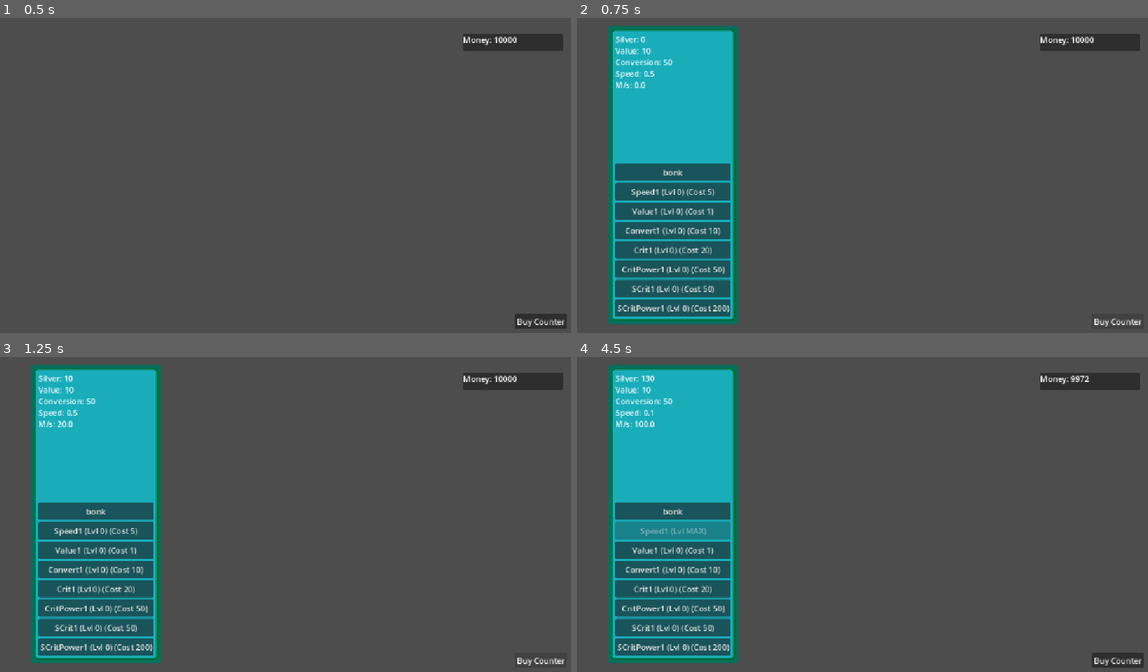
Above: before the commit, frames 1-4 (two rows, left to right).
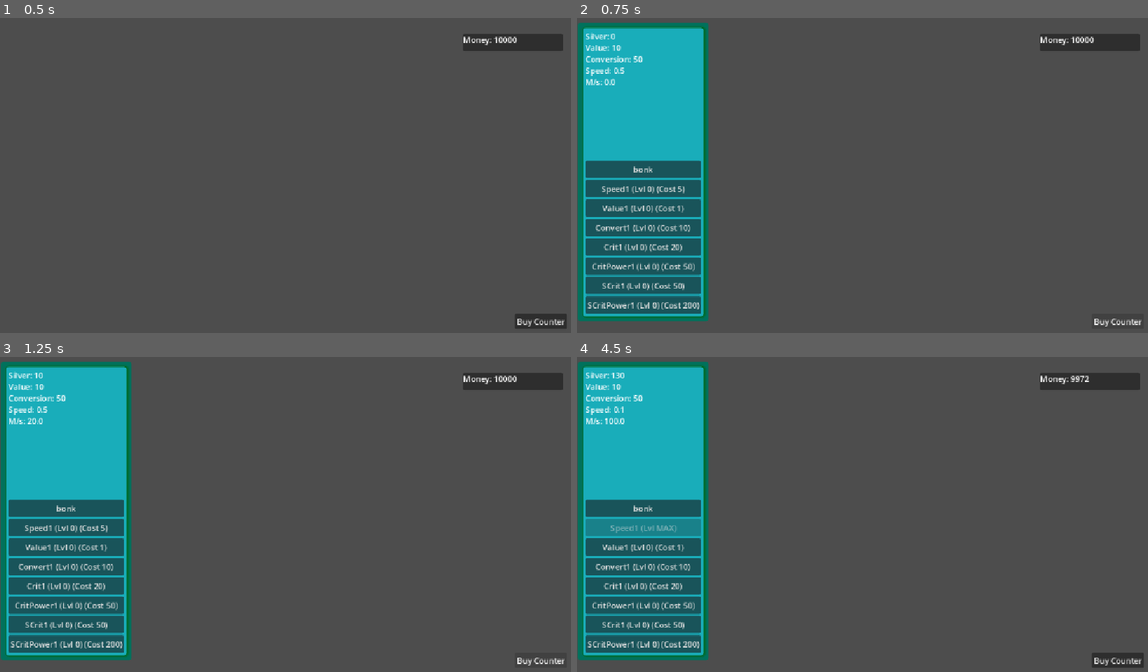
Above: after the commit, the same moments.

Repository: mobsung/IncrementalGame
Game: Godot game, scene res://game.tscn
Two runs of this game, one before a commit and one after it. Both use one fixed random seed, a clock stepped at 60 frames per second and the inputs below.
Inputs:
- Up to frame 1 (0.5 s): no input
- Up to frame 2 (0.75 s): click "Buy Counter" at 0.5 s
- Up to frame 3 (1.25 s): no input
- Up to frame 4 (4.5 s): click "bonk" at 1.25 s; click "Speed1 (Lvl 0) (Cost 5)" at 2 s; click "Speed1 (Lvl 1) (Cost 6)" at 2.75 s; click "Speed1 (Lvl 2) (Cost 8)" at 3.5 s; click "Speed1 (Lvl 3) (Cost 13)" at 4.25 s

Frame 1 is identical in both runs. In frame 2, 17% of the frame differs, in the area x 0-29%, y 1-98%; in frame 3, 17%; in frame 4, 17%.

Commit message:
aggiuntopulsante per creare componenti

Diff:
--- a/game.tscn
+++ b/game.tscn
@@ -20,10 +20,10 @@
 [node name="CounterGridContainer" type="GridContainer" parent="." unique_id=1138367529]
 custom_minimum_size = Vector2(800, 600)
 custom_maximum_size = Vector2(800, 600)
-offset_left = 93.0
-offset_top = 26.0
-offset_right = 893.0
-offset_bottom = 626.0
+offset_left = 33.0
+offset_top = 20.0
+offset_right = 833.0
+offset_bottom = 620.0
 theme_override_constants/h_separation = 50
 theme_override_constants/v_separation = 10
 columns = 3
